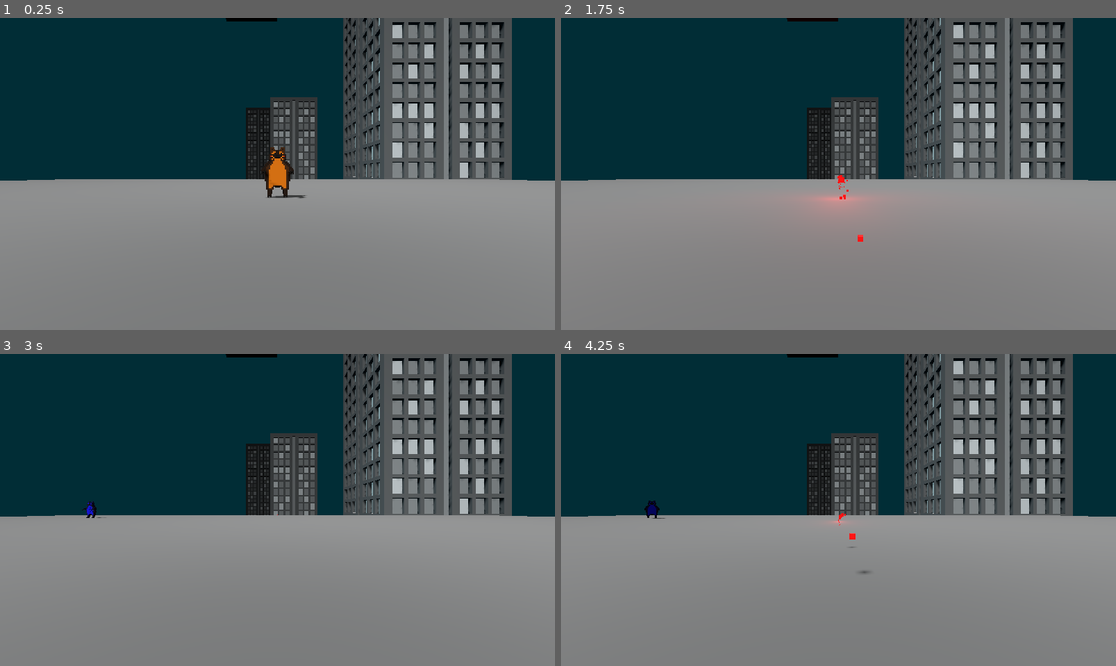
Above: before the commit, frames 1-4 (two rows, left to right).
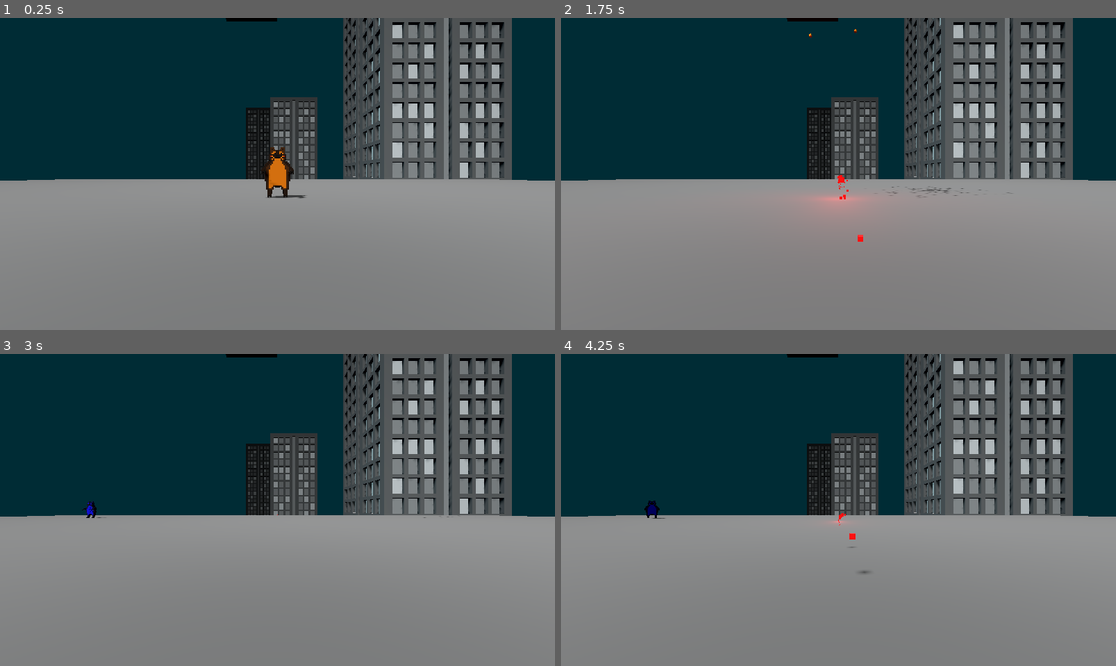
Above: after the commit, the same moments.

Repository: Majsek/Project_BC
Game: Godot game, scene res://scenes/world.tscn
Two runs of this game, one before a commit and one after it. Both use one fixed random seed, a clock stepped at 60 frames per second and the inputs below.
Inputs:
- Up to frame 1 (0.25 s): no input
- Up to frame 2 (1.75 s): tap Enter (ui_accept) at 0.5, 0.77, 1.52 s
- Up to frame 3 (3 s): no input
- Up to frame 4 (4.25 s): tap Enter (ui_accept) at 3.02, 3.77 s

The runs differ from the first frame. In frame 2, less than 0.1% of the frame differs, in the area x 44-82%, y 3-58%; in frame 3, less than 0.1%; in frame 4, less than 0.1%.

Commit message:
+fog, forward+

Diff:
--- a/project.godot
+++ b/project.godot
@@ -31,7 +31,6 @@
 
 [rendering]
 
-renderer/rendering_method="gl_compatibility"
 renderer/rendering_method.mobile="gl_compatibility"
 environment/defaults/default_clear_color=Color(0.00392157, 0.176471, 0.211765, 1)
 
--- a/scenes/hit_particle.tscn
+++ b/scenes/hit_particle.tscn
@@ -20,6 +20,7 @@
 [node name="hit_particle" type="GPUParticles3D"]
 emitting = false
 amount = 10
+lifetime = 3.0
 one_shot = true
 explosiveness = 1.0
 process_material = SubResource("ParticleProcessMaterial_gik86")
--- a/scenes/world.tscn
+++ b/scenes/world.tscn
@@ -15,8 +15,25 @@
 size = Vector3(1, 0.500783, 1)
 
 [sub_resource type="Environment" id="Environment_aqajr"]
+reflected_light_source = 2
+glow_levels/1 = 1.7
+glow_levels/2 = 7.1
+glow_levels/3 = 16.0
+glow_levels/4 = 10.95
+glow_levels/5 = 13.33
+glow_levels/6 = 4.85
+glow_levels/7 = 6.85
+glow_normalized = true
+glow_intensity = 3.8
+glow_bloom = 0.13
+glow_hdr_threshold = 2.3
+glow_hdr_scale = 2.93
 fog_enabled = true
+fog_light_color = Color(1, 1, 1, 1)
 fog_light_energy = 0.0
+volumetric_fog_enabled = true
+volumetric_fog_density = 0.01
+adjustment_enabled = true
 
 [node name="world" type="Node3D"]
 script = ExtResource("1_q1cpw")
--- a/scripts/hand.gd
+++ b/scripts/hand.gd
@@ -80,7 +80,7 @@
 #				print(angle_degrees)
 #				print(mapped_value)
 
-#tohle přesunout do setteru
+#TODO: tohle přesunout do setteru
 				color_ = Color.from_hsv(mapped_value, 1.0, 1.0, 1.0)
 				$gun.get_surface_override_material(0).set_albedo(color_)
 #				get_parent().get_parent().set_color(color_)
--- a/scripts/projectile.gd
+++ b/scripts/projectile.gd
@@ -3,7 +3,7 @@
 var direction_ : Vector3
 var color_ : Color
 
-@onready var main_ : Node3D = get_parent()
+@onready var main_ : Node3D = $"/root/world"
 
 const HIT_PARTICLE = preload("res://scenes/hit_particle.tscn")
 
